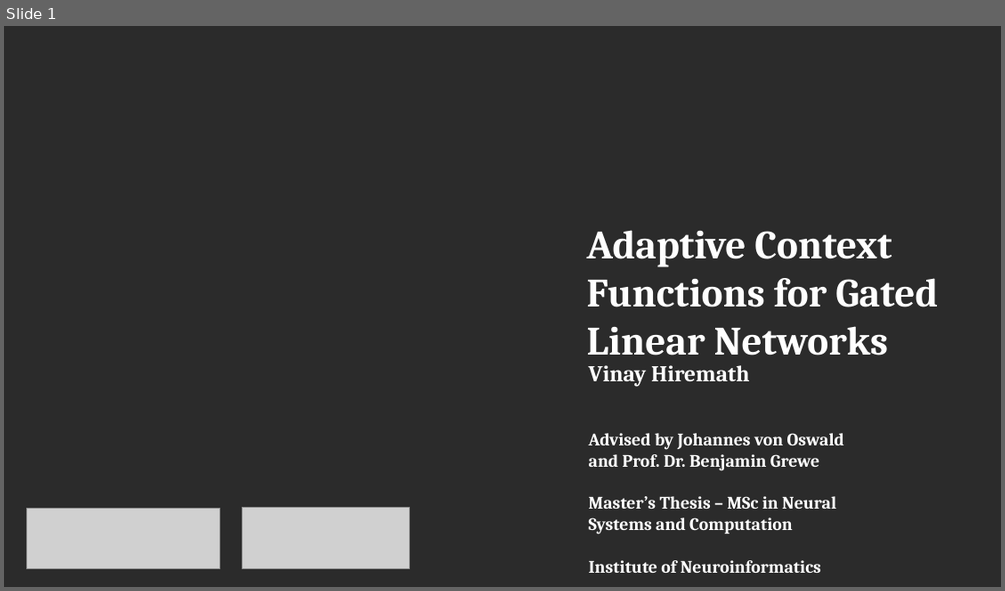
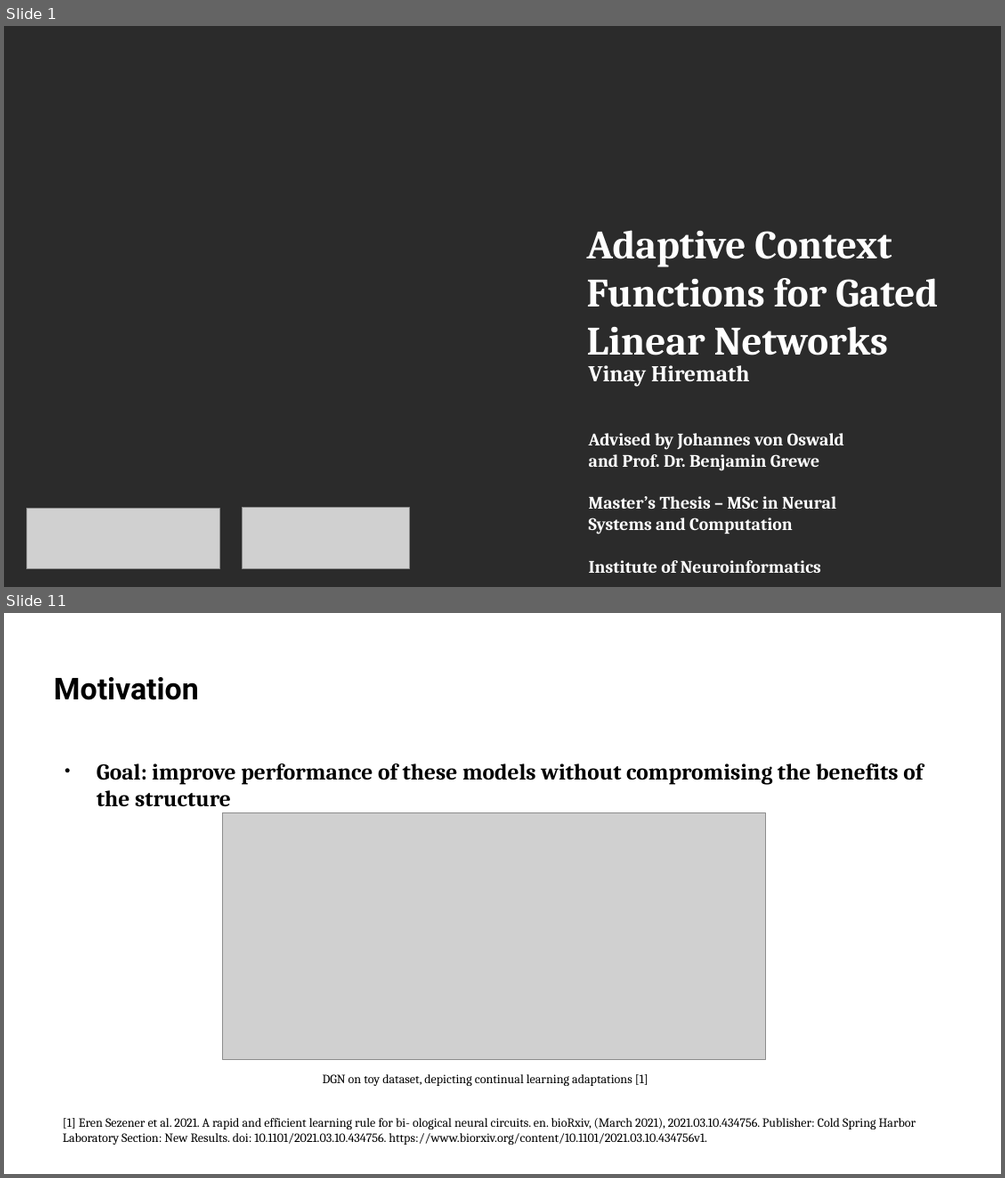
Before and after one commit to vinayh/gln-thesis, a slide deck: Presentation.odp. Shown one above the other, each under a label of ours: slide 1 before the commit, slides 1 and 11 after it; the slides between them are not shown. The pictures are 1005x591 and 1005x1178 pixels, drawn with LibreOffice and Linux fonts; fonts in the diff are those of the drawing; grey boxes stand for pictures; background and template pictures are left out; a plain dark background stands for a picture behind light text. Boxes give left, top, right and bottom in pixels: in the first picture for what was removed or moved away, otherwise in the second. Text is boxed around its words. In the diff, an @@ line names an element or a change of style, - is before the commit and + after.

```diff
--- a/Presentation.odp
+++ b/Presentation.odp
@@ slide 11 added at (4,613,1001,1174), background picture (left out) @@
@@ title added at (54,677,199,700), 24 pt, text #000000, bold @@
+Motivation
@@ text added at (97,763,922,807), 18 pt, text #000000, bold @@
+● Goal: improve performance of these models without compromising the benefits of the structure
@@ picture added at (223,813,766,1060) @@
@@ text added at (323,1074,648,1086), 10 pt, text #000000 @@
+DGN on toy dataset, depicting continual learning adaptations [1]
@@ text added at (63,1118,916,1144), 10 pt, text #000000 @@
+[1] Eren Sezener et al. 2021. A rapid and efficient learning rule for bi- ological neural circuits. en. bioRxiv, (March 2021), 2021.03.10.434756. Publisher: Cold Spring Harbor Laboratory Section: New Results. doi: 10.1101/2021.03.10.434756. https://www.biorxiv.org/content/10.1101/2021.03.10.434756v1.
@@ text added at (174,1118,200,1127), 12 pt, text #FFFFFF @@
+September 14, 2021
@@ page number added at (837,1152,950,1174), 12 pt, text #FFFFFF @@
+11/19
```
Also in this commit, not shown: 17 other slides added, 2 slides removed, 2 other files.
